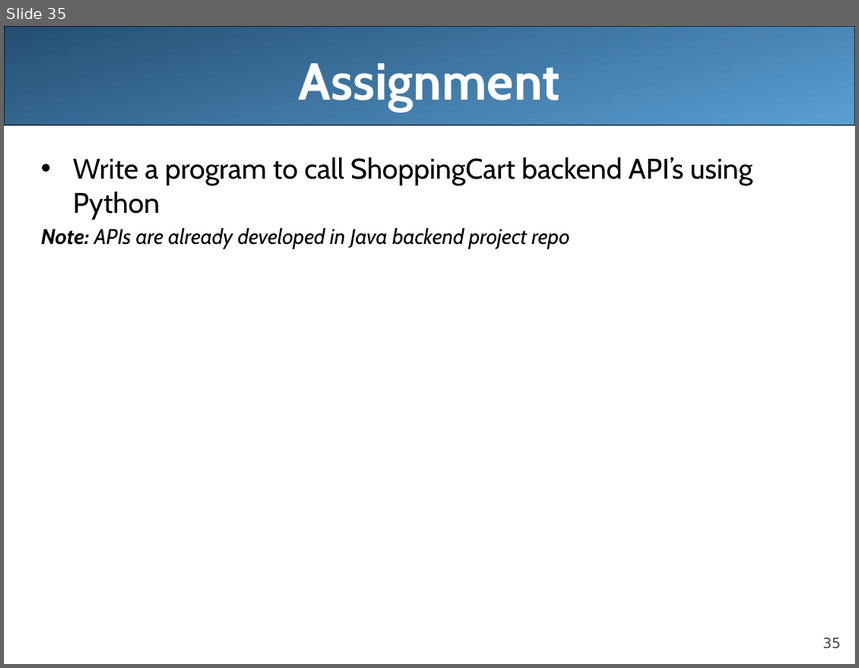
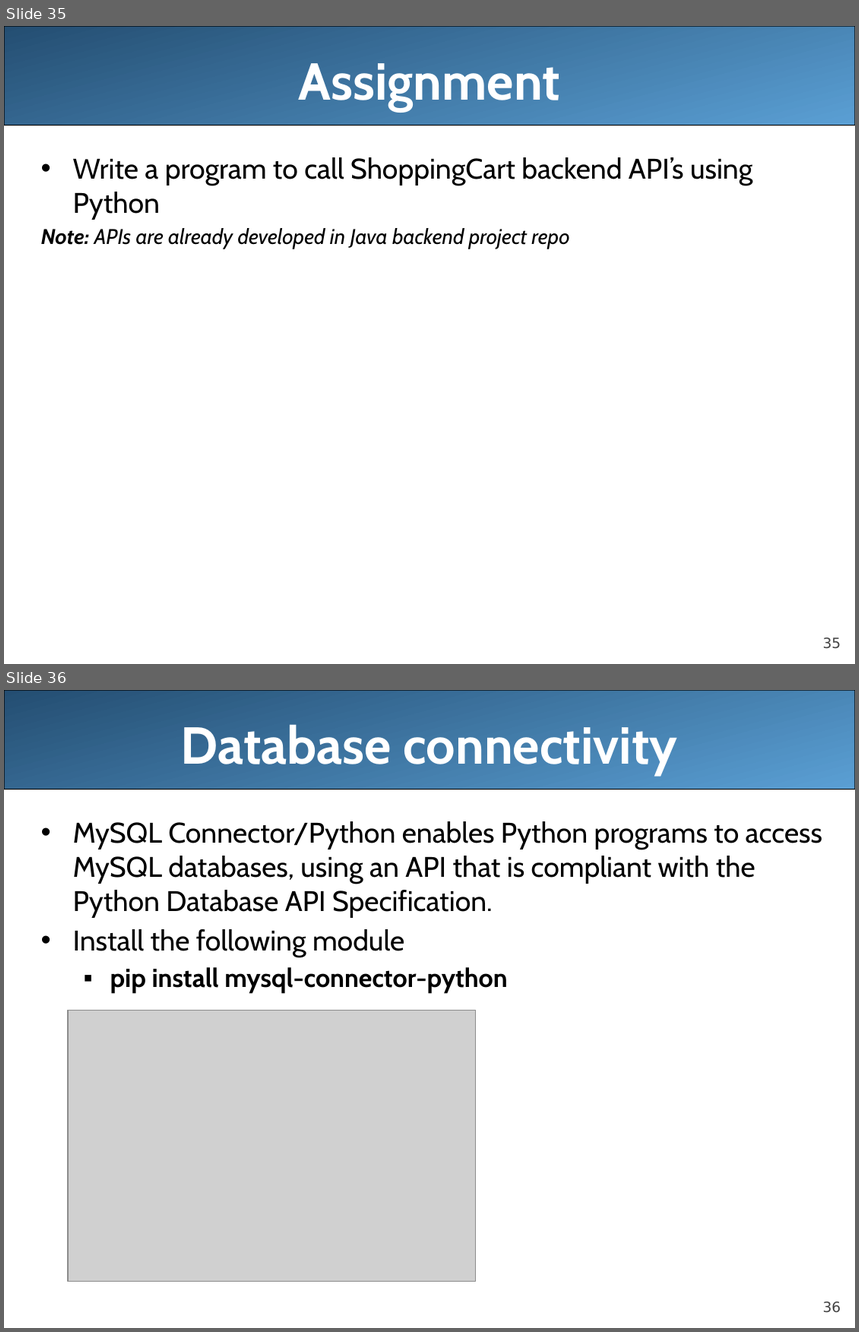
Before and after one commit to redvinca/Assignment, a slide deck: Docs/python-basics.pptx. Shown one above the other, each under a label of ours: slide 35 before the commit, slides 35 and 36 after it. The pictures are 859x668 and 859x1332 pixels, drawn with LibreOffice and Linux fonts; fonts in the diff are those of the drawing; grey boxes stand for pictures; background and template pictures are left out. Boxes give left, top, right and bottom in pixels: in the first picture for what was removed or moved away, otherwise in the second. Text is boxed around its words. In the diff, an @@ line names an element or a change of style, - is before the commit and + after.

```diff
--- a/Docs/python-basics.pptx
+++ b/Docs/python-basics.pptx
@@ slide 36 added at bbox=[4, 690, 855, 1328], background #FFFFFF; not listed: 2 template elements that a slide beside it also shows @@
@@ title added at bbox=[181, 724, 677, 775], 44 pt, text #FFFFFF, bold @@
+Database connectivity
@@ text added at bbox=[73, 821, 823, 994], 24 pt, text #000000 @@
+• MySQL Connector/Python enables Python programs to access MySQL databases, using an API that is compliant with the Python Database API Specification.
+• Install the following module
+  ▪ pip install mysql-connector-python
@@ picture added at bbox=[68, 1010, 475, 1281] @@
```
Also in this commit, not shown: 2 other slides added.
